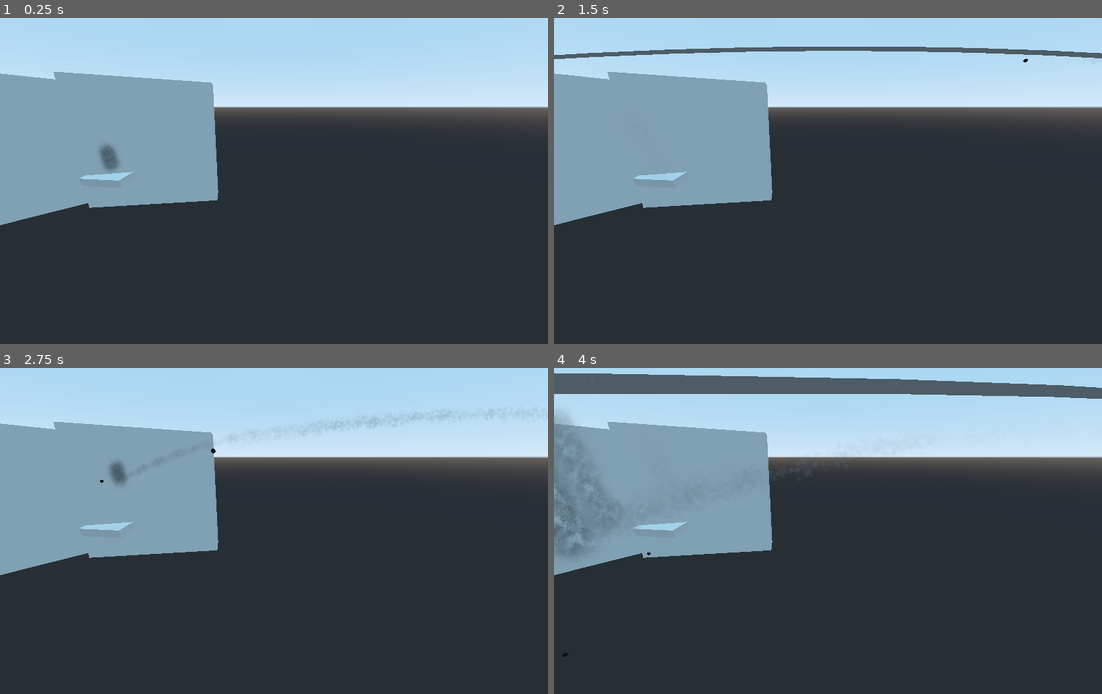
Above: before the commit, frames 1-4 (two rows, left to right).
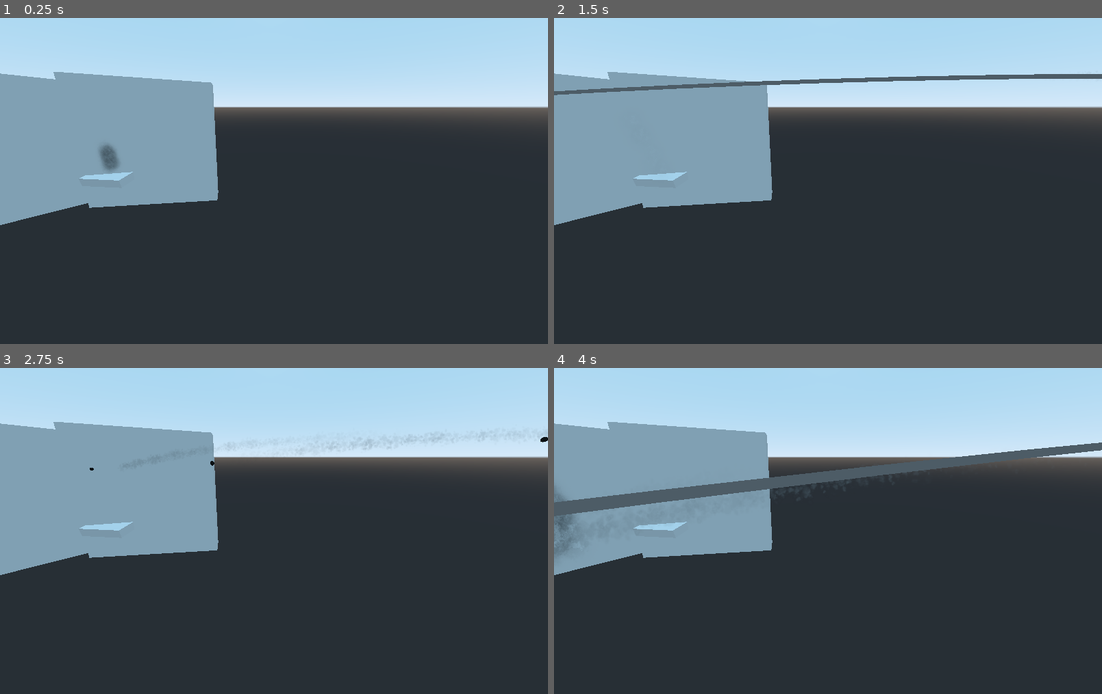
Above: after the commit, the same moments.

Repository: D-Niermann/SailingGame
Game: Godot game, scene res://nodes/CollisionTestScene2.tscn
The game is run twice, just before and just after one commit, with the same random seed, the same clock (stepped at 60 frames per second) and the same inputs. This scene is started directly instead of the project's main scene.
Inputs (mouse positions are in pixels of both pictures, inside the frame that each line leads up to):
- Up to frame 1 (0.25 s): no input
- Up to frame 2 (1.5 s): tap Enter (ui_accept) at 0.5, 0.77 s; move the mouse to (948, 154) at 0.52 s; hold E (RotateCannonRight) 0.53-1.25 s; hold X (FireCannons) 0.53-1.25 s; click (948, 154) at 0.67 s; drag from (718, 190) to (800, 242) at 1.27 s
- Up to frame 3 (2.75 s): move the mouse to (328, 449) at 2.02 s; hold E (RotateCannonRight) from 2.03 s (still down); hold R from 2.03 s (still down)
- Up to frame 4 (4 s): release E (RotateCannonRight) at 2.75 s; release R at 2.75 s; drag from (800, 592) to (663, 472) at 2.77 s; move the mouse to (992, 573) at 3.52 s; hold Q (RotateCannonLeft) from 3.53 s (still down); hold X (FireCannons) from 3.53 s (still down); tap Enter (ui_accept) at 3.77 s

The runs differ from the first frame. In frame 2, 2.7% of the frame differs, in the area x 0-100%, y 8-24%; in frame 3, 0.4%; in frame 4, 9.1%, in the area x 0-100%, y 1-89%.

Commit message:
small changes

Diff:
--- a/Ball2.tscn
+++ b/Ball2.tscn
@@ -1,6 +1,6 @@
 [gd_scene load_steps=15 format=2]
 
-[ext_resource path="res://nodes/TestCollision.gd" type="Script" id=1]
+[ext_resource path="res://nodes/Ball2Script.gd" type="Script" id=1]
 [ext_resource path="res://materials/Black.tres" type="Material" id=2]
 [ext_resource path="res://nodes/Boye.gd" type="Script" id=3]
 [ext_resource path="res://nodes/WaterEnteredParticles.tscn" type="PackedScene" id=4]
--- a/Cannon.gd
+++ b/Cannon.gd
@@ -88,7 +88,7 @@
 	for i in range(lineSize):
 		line.points[i] = point
 		point += Vector3(1,0,0)*force*1
-		point += Vector3(0,-1,0)*0.04*i
+		point += Vector3(0,-1,0)*0.02*i
 func clearTrajectory():
 	var point = Vector3(0,0,0)
 	for i in range(lineSize):
--- a/main.tscn
+++ b/main.tscn
@@ -91,12 +91,12 @@
 [node name="PlayerShipContainer" parent="." groups=[
 "PlayerShip",
 ] instance=ExtResource( 13 )]
-transform = Transform( 0.31051, 0, -0.95057, 0, 1, 0, 0.95057, 0, 0.31051, -14.3067, 3.36989, 4.43387 )
+transform = Transform( 0.991053, 0, -0.133468, 0, 1, 0, 0.133468, 0, 0.991053, -14.1191, 4.39559, 3.20326 )
 yaw_factor = 0.2
 height_offset = 2
 
 [node name="OtherShip" parent="." instance=ExtResource( 13 )]
-transform = Transform( -0.3471, 0, -0.937828, 0, 1, 0, 0.937828, 0, -0.3471, 12.1572, 6.26637, -42.8521 )
+transform = Transform( -0.154194, 0, -0.988041, 0, 1, 0, 0.988041, 0, -0.154194, 34.1519, 6.26637, 2.06279 )
 pitch_factor = 0.1
 yaw_factor = 0.1
 
@@ -269,7 +269,7 @@
 stringToHuman2 = "../NavMeshCont/Navigation/Human"
 pathToC1 = "../PlayerShipContainer/Ship"
 pathToC2 = "../NavMeshCont"
-a = 1.91505e+06
+a = 1.9226e+06
 
 [node name="Terrain" type="MeshInstance" parent="."]
 transform = Transform( 598.053, 1.20345, 0, -1.93904, 2.1846, 0, 0, 0, 395.96, 29.7657, -12.3204, 1.57804 )
--- a/nodes/TestCollision.gd
+++ b/nodes/Ball2Script.gd
@@ -6,7 +6,7 @@
 # var b = "text"
 var velocity = 6
 var dir = Vector3(-1,0,0)
-var default_gravity = 10
+var default_gravity = 5
 var gravity = default_gravity
 var gravity_dir = Vector3(0,-1,0)
 var water_gravity = default_gravity/4 # gravity force when underwater
@@ -57,12 +57,17 @@
 	var coll = move_and_collide(dir*velocity, false,false,true)
 	# var coll2 = move_and_collide(gravity_dir*gravity*delta, false,false,true)
 	# print(coll)
+
+	## vertical move
 	if velocity>vel_penetrate_thresh:
 		translate(dir*velocity)
 	else:
 		move_and_slide(dir*velocity)
 	if not isInsideBody:
+		## gravity move
 		move_and_slide(gravity_dir*gravity*grav_time*pow(drag_factor,4))
+	if velocity<1:
+		$Trail.emitting = false
 		# if coll2!=null:
 		# 	time = 0
 
@@ -76,7 +81,7 @@
 		## if collision with object
 		if not isInsideBody:
 			angle = abs(coll.normal.normalized().angle_to(translation-last_pos)*180/PI-180)
-			print(angle)
+			# print(angle)
 			if angle>ricochet_thresh and velocity>vel_penetrate_thresh:
 				## redirect ball
 				dir += (coll.normal.normalized()) ## reflext direction at normal
--- a/nodes/BallOLD.tscn
+++ b/nodes/BallOLD.tscn
@@ -1,9 +1,10 @@
 [gd_scene load_steps=7 format=2]
 
 [ext_resource path="res://materials/Black.tres" type="Material" id=1]
-[ext_resource path="res://nodes/TestCollision.gd" type="Script" id=2]
+[ext_resource path="res://nodes/Ball2Script.gd" type="Script" id=2]
 [ext_resource path="res://nodes/Boye.gd" type="Script" id=3]
 [ext_resource path="res://nodes/WaterEnteredParticles.tscn" type="PackedScene" id=4]
+
 
 [sub_resource type="SphereShape" id=1]
 radius = 1.07092
--- a/nodes/CollisionTestScene.tscn
+++ b/nodes/CollisionTestScene.tscn
@@ -1,8 +1,9 @@
 [gd_scene load_steps=9 format=2]
 
-[ext_resource path="res://nodes/TestCollision.gd" type="Script" id=1]
+[ext_resource path="res://nodes/Ball2Script.gd" type="Script" id=1]
 [ext_resource path="res://nodes/ObjectCollisionArea.gd" type="Script" id=2]
 [ext_resource path="res://Camera.gd" type="Script" id=3]
+
 
 [sub_resource type="CubeMesh" id=1]
 
--- a/nodes/CollisionTestScene2.tscn
+++ b/nodes/CollisionTestScene2.tscn
@@ -57,4 +57,4 @@
 shape = SubResource( 2 )
 
 [node name="Cannon" parent="." instance=ExtResource( 4 )]
-transform = Transform( -2.12255, 0.194884, -0.0858415, 0.172938, 2.07925, 0.444307, 0.12426, 0.435129, -2.08466, 67.1712, 9.21703, 4.79365 )
+transform = Transform( -2.12949, 0.0453598, -0.117465, 0.0203669, 2.08787, 0.437012, 0.12426, 0.435129, -2.08466, 67.1712, 9.21703, 4.79365 )
--- a/nodes/PlayerShipContainer.tscn
+++ b/nodes/PlayerShipContainer.tscn
@@ -53,20 +53,20 @@
 albedo_texture = ExtResource( 6 )
 metallic_specular = 0.45
 
-[sub_resource type="Gradient" id=11]
+[sub_resource type="Gradient" id=23]
 offsets = PoolRealArray( 0, 0.162602, 0.548781 )
 colors = PoolColorArray( 0, 0, 0, 0, 1, 1, 1, 1, 1, 1, 1, 0 )
 
-[sub_resource type="GradientTexture" id=12]
-gradient = SubResource( 11 )
-
-[sub_resource type="Curve" id=13]
+[sub_resource type="GradientTexture" id=24]
+gradient = SubResource( 23 )
+
+[sub_resource type="Curve" id=25]
 _data = [ Vector2( 0, 0.535838 ), 0.0, 0.0, 0, 0, Vector2( 1, 1 ), 0.0, 0.0, 0, 0 ]
 
-[sub_resource type="CurveTexture" id=14]
-curve = SubResource( 13 )
-
-[sub_resource type="ParticlesMaterial" id=15]
+[sub_resource type="CurveTexture" id=26]
+curve = SubResource( 25 )
+
+[sub_resource type="ParticlesMaterial" id=27]
 lifetime_randomness = 0.32
 emission_shape = 2
 emission_box_extents = Vector3( 1, 1, 1 )
@@ -81,13 +81,13 @@
 angle_random = 1.0
 scale = 0.46
 scale_random = 1.0
-scale_curve = SubResource( 14 )
-color_ramp = SubResource( 12 )
-
-[sub_resource type="QuadMesh" id=16]
+scale_curve = SubResource( 26 )
+color_ramp = SubResource( 24 )
+
+[sub_resource type="QuadMesh" id=28]
 size = Vector2( 5, 5 )
 
-[sub_resource type="ParticlesMaterial" id=17]
+[sub_resource type="ParticlesMaterial" id=29]
 lifetime_randomness = 0.32
 emission_shape = 2
 emission_box_extents = Vector3( 2.11, 1, 0.54 )
@@ -101,10 +101,10 @@
 damping = 12.68
 damping_random = 0.12
 scale_random = 1.0
-scale_curve = SubResource( 14 )
-color_ramp = SubResource( 12 )
-
-[sub_resource type="SpatialMaterial" id=18]
+scale_curve = SubResource( 26 )
+color_ramp = SubResource( 24 )
+
+[sub_resource type="SpatialMaterial" id=30]
 flags_transparent = true
 flags_vertex_lighting = true
 vertex_color_use_as_albedo = true
@@ -112,6 +112,19 @@
 albedo_color = Color( 1, 1, 1, 0.121569 )
 albedo_texture = ExtResource( 11 )
 metallic_specular = 0.45
+
+[sub_resource type="Gradient" id=11]
+offsets = PoolRealArray( 0, 0.162602, 0.548781 )
+colors = PoolColorArray( 0, 0, 0, 0, 1, 1, 1, 1, 1, 1, 1, 0 )
+
+[sub_resource type="GradientTexture" id=12]
+gradient = SubResource( 11 )
+
+[sub_resource type="Curve" id=13]
+_data = [ Vector2( 0, 0.535838 ), 0.0, 0.0, 0, 0, Vector2( 1, 1 ), 0.0, 0.0, 0, 0 ]
+
+[sub_resource type="CurveTexture" id=14]
+curve = SubResource( 13 )
 
 [sub_resource type="ParticlesMaterial" id=19]
 lifetime_randomness = 0.32
@@ -373,208 +386,208 @@
 script = ExtResource( 10 )
 
 [node name="Cannon" parent="Ship" instance=ExtResource( 12 )]
-transform = Transform( -1.38316e-07, 1.5937e-07, 3.99999, 1.03527, 3.86424, -1.18119e-07, -3.8637, 1.03542, -1.74845e-07, -16.3093, 1.25261, -6.3353 )
+transform = Transform( -1.38316e-07, 1.5937e-07, 3.99999, 0.119358, 3.99877, -1.55149e-07, -3.99821, 0.119379, -1.43009e-07, -16.3093, 1.36852, -6.35216 )
 
 [node name="Cannon2" parent="Ship" instance=ExtResource( 12 )]
-transform = Transform( -1.64024e-07, 6.3405e-08, 3.99999, 1.03527, 3.86369, -1.87922e-08, -3.8637, 1.03527, -1.74845e-07, 16.4925, 1.60241, -6.61749 )
+transform = Transform( -1.64024e-07, 6.3405e-08, 3.99999, 0.119358, 3.9982, -5.84823e-08, -3.99821, 0.11936, -1.65843e-07, 16.4925, 1.64408, -6.70721 )
 
 [node name="Cannon3" parent="Ship" instance=ExtResource( 12 )]
-transform = Transform( -1.64024e-07, 6.3405e-08, 3.99999, 1.03527, 3.86369, -1.87922e-08, -3.8637, 1.03527, -1.74845e-07, 2.98615, 0.873991, -6.90934 )
+transform = Transform( -1.64024e-07, 6.3405e-08, 3.99999, 0.119358, 3.9982, -5.84823e-08, -3.99821, 0.11936, -1.65843e-07, 2.98615, 0.868089, -6.82379 )
 
 [node name="Cannon4" parent="Ship" instance=ExtResource( 12 )]
-transform = Transform( -1.64024e-07, 6.3405e-08, 3.99999, 1.03527, 3.86369, -1.87922e-08, -3.8637, 1.03527, -1.74845e-07, -6.23833, 1.15969, -7.34717 )
+transform = Transform( -1.64024e-07, 6.3405e-08, 3.99999, 0.119358, 3.9982, -5.84823e-08, -3.99821, 0.11936, -1.65843e-07, -6.23833, 1.04549, -7.31557 )
 
 [node name="Cannon5" parent="Ship" instance=ExtResource( 12 )]
-transform = Transform( 2.91425e-07, -7.91925e-08, -3.99999, 1.03527, 3.86369, -1.068e-09, 3.8637, -1.03527, 3.01991e-07, 13.0326, 1.68001, 9.1745 )
+transform = Transform( 2.91425e-07, -7.91925e-08, -3.99999, 0.195394, 3.99521, -6.48621e-08, 3.99522, -0.195396, 2.94945e-07, 13.0326, 1.54486, 9.28329 )
 
 [node name="Cannon6" parent="Ship" instance=ExtResource( 12 )]
-transform = Transform( 2.91425e-07, -7.91925e-08, -3.99999, 1.03527, 3.86369, -1.068e-09, 3.8637, -1.03527, 3.01991e-07, -13.133, 1.68507, 8.29564 )
+transform = Transform( 2.91425e-07, -7.91925e-08, -3.99999, 0.195394, 3.99521, -6.48621e-08, 3.99522, -0.195396, 2.94945e-07, -13.133, 1.73553, 8.42534 )
 
 [node name="Cannon7" parent="Ship" instance=ExtResource( 12 )]
-transform = Transform( 2.91425e-07, -7.91925e-08, -3.99999, 1.03527, 3.86369, -1.068e-09, 3.8637, -1.03527, 3.01991e-07, -3.47707, 0.521869, 8.01866 )
+transform = Transform( 2.91425e-07, -7.91925e-08, -3.99999, 0.195394, 3.99521, -6.48621e-08, 3.99522, -0.195396, 2.94945e-07, -3.47707, 0.657133, 7.9088 )
 
 [node name="Cannon8" parent="Ship" instance=ExtResource( 12 )]
-transform = Transform( 2.91425e-07, -7.91925e-08, -3.99999, 1.03527, 3.86369, -1.068e-09, 3.8637, -1.03527, 3.01991e-07, 5.74743, 1.2258, 8.58619 )
+transform = Transform( 2.91425e-07, -7.91925e-08, -3.99999, 0.195394, 3.99521, -6.48621e-08, 3.99522, -0.195396, 2.94945e-07, 5.74743, 1.22523, 8.61228 )
 
 [node name="RightTopWalls" type="Spatial" parent="Ship"]
-transform = Transform( 4, 0, 0, 0, 4, 0, 0, 0, 4, 0.10144, 0, -0.206089 )
+transform = Transform( 4, 0, 0, 0, 4, 0, 0, 0, 4, 0.10144, -2.30138, -0.206089 )
 
 [node name="Wall" type="KinematicBody" parent="Ship/RightTopWalls"]
 transform = Transform( 0.249373, 0, -0.0177003, 0, 0.25, 0, 0.0177003, 0, 0.249373, -1.52931, 0.49058, 2.33137 )
 
 [node name="CollisionShape" type="CollisionShape" parent="Ship/RightTopWalls/Wall"]
-shape = SubResource( 8 )
+shape = SubResource( 20 )
 
 [node name="Wall3" type="KinematicBody" parent="Ship/RightTopWalls"]
 transform = Transform( 0.247299, 0, -0.0366503, 0, 0.25, 0, 0.0366503, 0, 0.247299, -4.02016, 0.49058, 2.07543 )
 
 [node name="CollisionShape" type="CollisionShape" parent="Ship/RightTopWalls/Wall3"]
-shape = SubResource( 8 )
+shape = SubResource( 20 )
 
 [node name="Wall4" type="KinematicBody" parent="Ship/RightTopWalls"]
 transform = Transform( 0.245382, 0, -0.0478307, 0, 0.25, 0, 0.0478307, 0, 0.245382, -5.69074, 0.49058, 1.72873 )
 
 [node name="CollisionShape" type="CollisionShape" parent="Ship/RightTopWalls/Wall4"]
-shape = SubResource( 8 )
+shape = SubResource( 20 )
 
 [node name="Wall2" type="KinematicBody" parent="Ship/RightTopWalls"]
 transform = Transform( 0.25, 0, 0, 0, 0.25, 0, 0, 0, 0.25, 0.905159, 0.444099, 2.39639 )
 
 [node name="CollisionShape" type="CollisionShape" parent="Ship/RightTopWalls/Wall2"]
-shape = SubResource( 8 )
+shape = SubResource( 20 )
 
 [node name="Wall5" type="KinematicBody" parent="Ship/RightTopWalls"]
 transform = Transform( 0.249216, 0, 0.0197888, 0, 0.25, 0, -0.0197888, 0, 0.249216, 3.38977, 0.444099, 2.29895 )
 
 [node name="CollisionShape" type="CollisionShape" parent="Ship/RightTopWalls/Wall5"]
-shape = SubResource( 8 )
+shape = SubResource( 20 )
 
 [node name="Wall6" type="KinematicBody" parent="Ship/RightTopWalls"]
 transform = Transform( 0.237178, 0, 0.0790364, 0, 0.25, 0, -0.0790364, 0, 0.237178, 5.77427, 0.444099, 1.78931 )
 
 [node name="CollisionShape" type="CollisionShape" parent="Ship/RightTopWalls/Wall6"]
-shape = SubResource( 8 )
+shape = SubResource( 20 )
 
 [node name="Wall7" type="KinematicBody" parent="Ship/RightTopWalls"]
 transform = Transform( 0.223304, 0, 0.112408, 0, 0.25, 0, -0.112408, 0, 0.223304, 8.06975, 0.444099, 0.80727 )
 
 [node name="CollisionShape" type="CollisionShape" parent="Ship/RightTopWalls/Wall7"]
-shape = SubResource( 8 )
+shape = SubResource( 20 )
 
 [node name="RightBottomWalls" type="Spatial" parent="Ship"]
-transform = Transform( 4, 0, 0, 0, 5.83, 0, 0, 0, 4, 0.10144, -5.42128, -0.206089 )
+transform = Transform( 4, 0, 0, 0, 5.83, 0, 0, 0, 4, 0.10144, -7.72266, -0.206089 )
 
 [node name="Wall" type="KinematicBody" parent="Ship/RightBottomWalls"]
 transform = Transform( 0.249373, 0, -0.0177003, 0, 0.25, 0, 0.0177003, 0, 0.249373, -1.52931, 0.49058, 2.33137 )
 
 [node name="CollisionShape" type="CollisionShape" parent="Ship/RightBottomWalls/Wall"]
-shape = SubResource( 8 )
+shape = SubResource( 20 )
 
 [node name="Wall3" type="KinematicBody" parent="Ship/RightBottomWalls"]
 transform = Transform( 0.247299, 0, -0.0366503, 0, 0.25, 0, 0.0366503, 0, 0.247299, -4.02016, 0.49058, 2.07543 )
 
 [node name="CollisionShape" type="CollisionShape" parent="Ship/RightBottomWalls/Wall3"]
-shape = SubResource( 8 )
+shape = SubResource( 20 )
 
 [node name="Wall4" type="KinematicBody" parent="Ship/RightBottomWalls"]
 transform = Transform( 0.245382, 0, -0.0478307, 0, 0.25, 0, 0.0478307, 0, 0.245382, -5.69074, 0.49058, 1.72873 )
 
 [node name="CollisionShape" type="CollisionShape" parent="Ship/RightBottomWalls/Wall4"]
-shape = SubResource( 8 )
+shape = SubResource( 20 )
 
 [node name="Wall2" type="KinematicBody" parent="Ship/RightBottomWalls"]
 transform = Transform( 0.25, 0, 0, 0, 0.25, 0, 0, 0, 0.25, 0.905159, 0.444099, 2.39639 )
 
 [node name="CollisionShape" type="CollisionShape" parent="Ship/RightBottomWalls/Wall2"]
-shape = SubResource( 8 )
+shape = SubResource( 20 )
 
 [node name="Wall5" type="KinematicBody" parent="Ship/RightBottomWalls"]
 transform = Transform( 0.249216, 0, 0.0197888, 0, 0.25, 0, -0.0197888, 0, 0.249216, 3.38977, 0.444099, 2.29895 )
 
 [node name="CollisionShape" type="CollisionShape" parent="Ship/RightBottomWalls/Wall5"]
-shape = SubResource( 8 )
+shape = SubResource( 20 )
 
 [node name="Wall6" type="KinematicBody" parent="Ship/RightBottomWalls"]
 transform = Transform( 0.237178, 0, 0.0790364, 0, 0.25, 0, -0.0790364, 0, 0.237178, 5.77427, 0.444099, 1.78931 )
 
 [node name="CollisionShape" type="CollisionShape" parent="Ship/RightBottomWalls/Wall6"]
-shape = SubResource( 8 )
+shape = SubResource( 20 )
 
 [node name="Wall7" type="KinematicBody" parent="Ship/RightBottomWalls"]
 transform = Transform( 0.223304, 0, 0.112408, 0, 0.25, 0, -0.112408, 0, 0.223304, 8.06975, 0.444099, 0.80727 )
 
 [node name="CollisionShape" type="CollisionShape" parent="Ship/RightBottomWalls/Wall7"]
-shape = SubResource( 8 )
+shape = SubResource( 20 )
 
 [node name="LeftTopWalls" type="Spatial" parent="Ship"]
-transform = Transform( 4, 3.49691e-07, 3.49691e-07, -3.49691e-07, 4, 0, 3.49691e-07, 3.0571e-14, -4, 0.116604, -9.53674e-07, 1.53873 )
+transform = Transform( 4, 3.49691e-07, 3.49691e-07, -3.49691e-07, 4, 0, 3.49691e-07, 3.0571e-14, -4, 0.116604, -2.30138, 1.53873 )
 
 [node name="Wall" type="KinematicBody" parent="Ship/LeftTopWalls"]
 transform = Transform( 0.249373, 0, -0.0177003, 0, 0.25, 0, 0.0177003, 0, 0.249373, -1.52931, 0.49058, 2.33137 )
 
 [node name="CollisionShape" type="CollisionShape" parent="Ship/LeftTopWalls/Wall"]
-shape = SubResource( 8 )
+shape = SubResource( 20 )
 
 [node name="Wall3" type="KinematicBody" parent="Ship/LeftTopWalls"]
 transform = Transform( 0.247299, 0, -0.0366503, 0, 0.25, 0, 0.0366503, 0, 0.247299, -4.02016, 0.49058, 2.07543 )
 
 [node name="CollisionShape" type="CollisionShape" parent="Ship/LeftTopWalls/Wall3"]
-shape = SubResource( 8 )
+shape = SubResource( 20 )
 
 [node name="Wall4" type="KinematicBody" parent="Ship/LeftTopWalls"]
 transform = Transform( 0.245382, 0, -0.0478307, 0, 0.25, 0, 0.0478307, 0, 0.245382, -5.69074, 0.49058, 1.72873 )
 
 [node name="CollisionShape" type="CollisionShape" parent="Ship/LeftTopWalls/Wall4"]
-shape = SubResource( 8 )
+shape = SubResource( 20 )
 
 [node name="Wall2" type="KinematicBody" parent="Ship/LeftTopWalls"]
 transform = Transform( 0.25, 0, 0, 0, 0.25, 0, 0, 0, 0.25, 0.905159, 0.444099, 2.39639 )
 
 [node name="CollisionShape" type="CollisionShape" parent="Ship/LeftTopWalls/Wall2"]
-shape = SubResource( 8 )
+shape = SubResource( 20 )
 
 [node name="Wall5" type="KinematicBody" parent="Ship/LeftTopWalls"]
 transform = Transform( 0.249216, 0, 0.0197888, 0, 0.25, 0, -0.0197888, 0, 0.249216, 3.38977, 0.444099, 2.29895 )
 
 [node name="CollisionShape" type="CollisionShape" parent="Ship/LeftTopWalls/Wall5"]
-shape = SubResource( 8 )
+shape = SubResource( 20 )
 
 [node name="Wall6" type="KinematicBody" parent="Ship/LeftTopWalls"]
 transform = Transform( 0.237178, 0, 0.0790364, 0, 0.25, 0, -0.0790364, 0, 0.237178, 5.77427, 0.444099, 1.78931 )
 
 [node name="CollisionShape" type="CollisionShape" parent="Ship/LeftTopWalls/Wall6"]
-shape = SubResource( 8 )
+shape = SubResource( 20 )
 
 [node name="Wall7" type="KinematicBody" parent="Ship/LeftTopWalls"]
 transform = Transform( 0.223304, 0, 0.112408, 0, 0.25, 0, -0.112408, 0, 0.223304, 8.06975, 0.444099, 0.80727 )
 
 [node name="CollisionShape" type="CollisionShape" parent="Ship/LeftTopWalls/Wall7"]
-shape = SubResource( 8 )
+shape = SubResource( 20 )
 
 [node name="LeftBottomWalls" type="Spatial" parent="Ship"]
-transform = Transform( 4, 8.80305e-07, 3.49691e-07, -6.03983e-07, 5.83, 0, 3.49691e-07, 7.69588e-14, -4, 0.116603, -5.4011, 1.53873 )
+transform = Transform( 4, 8.80305e-07, 3.49691e-07, -6.03983e-07, 5.83, 0, 3.49691e-07, 7.69588e-14, -4, 0.116603, -7.70248, 1.53873 )
 
 [node name="Wall" type="KinematicBody" parent="Ship/LeftBottomWalls"]
 transform = Transform( 0.249373, 0, -0.0177003, 0, 0.25, 0, 0.0177003, 0, 0.249373, -1.52931, 0.49058, 2.33137 )
 
 [node name="CollisionShape" type="CollisionShape" parent="Ship/LeftBottomWalls/Wall"]
-shape = SubResource( 8 )
+shape = SubResource( 20 )
 
 [node name="Wall3" type="KinematicBody" parent="Ship/LeftBottomWalls"]
 transform = Transform( 0.247299, 0, -0.0366503, 0, 0.25, 0, 0.0366503, 0, 0.247299, -4.02016, 0.49058, 2.07543 )
 
 [node name="CollisionShape" type="CollisionShape" parent="Ship/LeftBottomWalls/Wall3"]
-shape = SubResource( 8 )
+shape = SubResource( 20 )
 
 [node name="Wall4" type="KinematicBody" parent="Ship/LeftBottomWalls"]
 transform = Transform( 0.245382, 0, -0.0478307, 0, 0.25, 0, 0.0478307, 0, 0.245382, -5.69074, 0.49058, 1.72873 )
 
 [node name="CollisionShape" type="CollisionShape" parent="Ship/LeftBottomWalls/Wall4"]
-shape = SubResource( 8 )
+shape = SubResource( 20 )
 
 [node name="Wall2" type="KinematicBody" parent="Ship/LeftBottomWalls"]
 transform = Transform( 0.25, 0, 0, 0, 0.25, 0, 0, 0, 0.25, 0.905159, 0.444099, 2.39639 )
 
 [node name="CollisionShape" type="CollisionShape" parent="Ship/LeftBottomWalls/Wall2"]
-shape = SubResource( 8 )
+shape = SubResource( 20 )
 
 [node name="Wall5" type="KinematicBody" parent="Ship/LeftBottomWalls"]
 transform = Transform( 0.249216, 0, 0.0197888, 0, 0.25, 0, -0.0197888, 0, 0.249216, 3.38977, 0.444099, 2.29895 )
 
 [node name="CollisionShape" type="CollisionShape" parent="Ship/LeftBottomWalls/Wall5"]
-shape = SubResource( 8 )
+shape = SubResource( 20 )
 
 [node name="Wall6" type="KinematicBody" parent="Ship/LeftBottomWalls"]
 transform = Transform( 0.237178, 0, 0.0790364, 0, 0.25, 0, -0.0790364, 0, 0.237178, 5.77427, 0.444099, 1.78931 )
 
 [node name="CollisionShape" type="CollisionShape" parent="Ship/LeftBottomWalls/Wall6"]
-shape = SubResource( 8 )
+shape = SubResource( 20 )
 
 [node name="Wall7" type="KinematicBody" parent="Ship/LeftBottomWalls"]
 transform = Transform( 0.223304, 0, 0.112408, 0, 0.25, 0, -0.112408, 0, 0.223304, 8.06975, 0.444099, 0.80727 )
 
 [node name="CollisionShape" type="CollisionShape" parent="Ship/LeftBottomWalls/Wall7"]
-shape = SubResource( 8 )
+shape = SubResource( 20 )
 
 [node name="HFront" type="Spatial" parent="."]
 transform = Transform( 3.48748, 0, 0, 0, -2.8627, 1.99185, 0, -1.99185, -2.8627, 5.70147, 0, 0 )
Not shown: 10 places in nodes/PlayerShipContainer.tscn that only renumber resources
